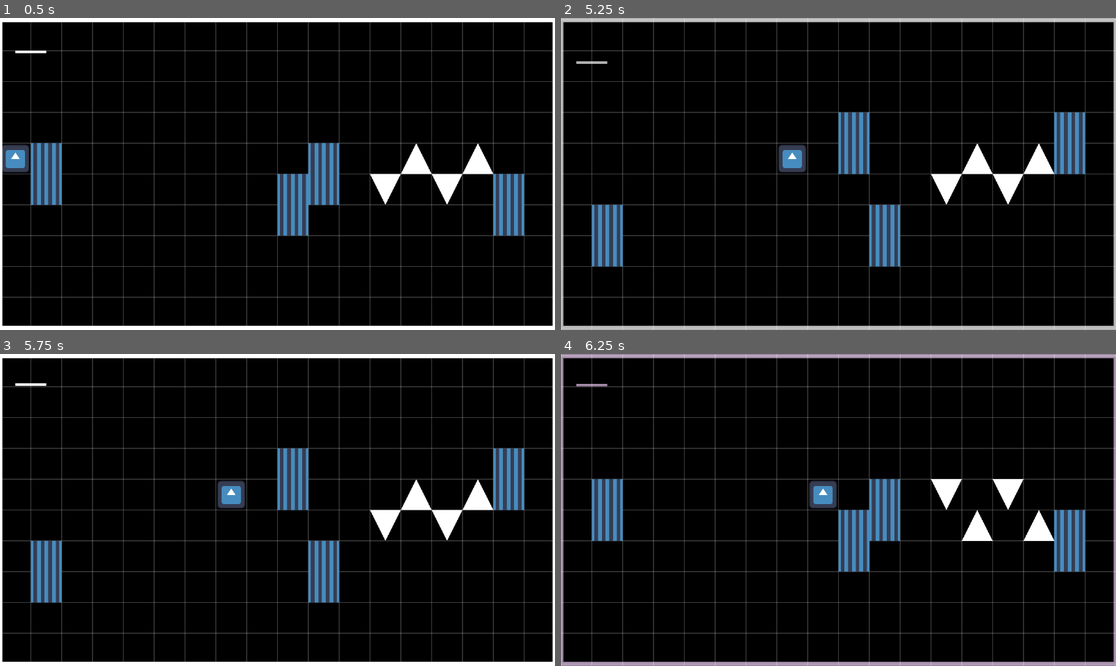
Above: before the commit, frames 1-4 (two rows, left to right).
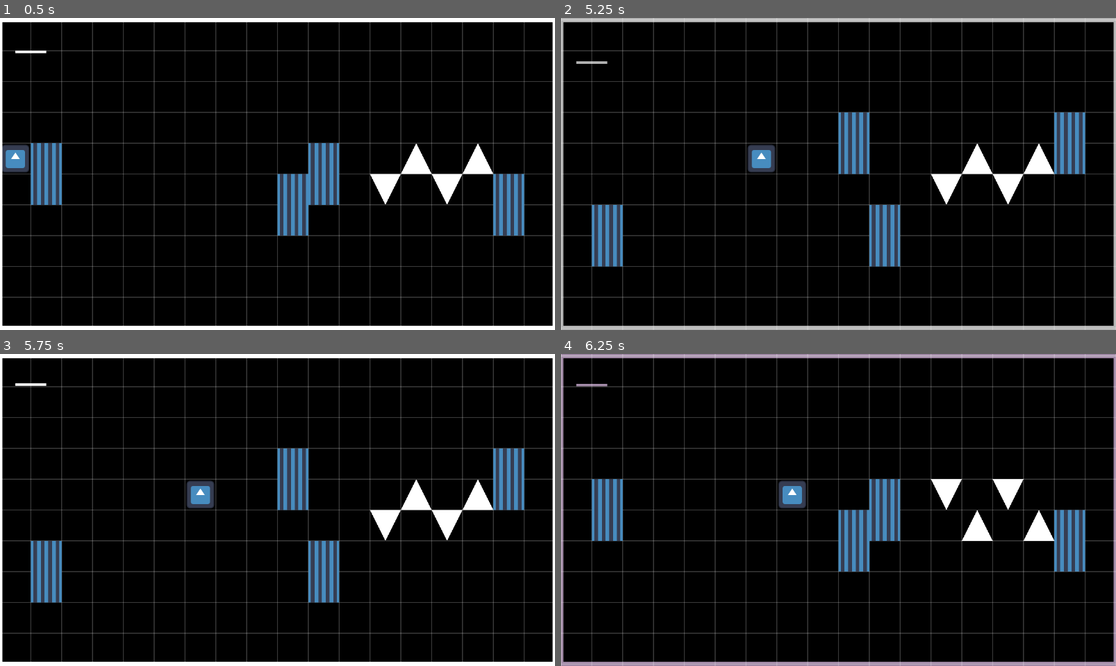
Above: after the commit, the same moments.

Repository: pradoh97/square-jam
Game: Godot game, scene res://levels/test_level.tscn
Same seed, same stepped clock (60 frames per second), same inputs: the game is played once before the commit and once after it. The engine's default icon, where the game draws it, is replaced by a stand-in: a white triangle on a blue panel in a dark square.
Inputs:
- Up to frame 1 (0.5 s): no input
- Up to frame 2 (5.25 s): hold D (move) 0.53-1.28 s; tap D (move) at 1.35, 2.85, 4.35 s; hold D (move) 2.03-2.78 s; hold D (move) 3.53-4.28 s; tap Enter at 4.25 s; tap Space at 5 s; hold D (move) from 5.03 s (still down)
- Up to frame 3 (5.75 s): keep holding D (move)
- Up to frame 4 (6.25 s): tap Enter at 5.75 s; release D (move) at 5.78 s; tap D (move) at 5.85 s

Frame 1 is identical in both runs. In frame 2, 0.9% of the frame differs, in the area x 33-45%, y 40-50%; in frame 3, 0.9%; in frame 4, 0.9%.

Commit message:
Use physics movement

Diff:
--- a/player/player.gd
+++ b/player/player.gd
@@ -6,24 +6,30 @@
 var initial_pos: Vector2
 var movement_ongoing = false
 var movement_tween: Tween
+var distance_travelled: float = 0
+var movement_start_position: float = 0
+var is_moving: bool = false
 
 func _ready():
 	initial_pos = global_position
 
-func _input(event):
-	if event.is_action_pressed("move") and use_tween:
-		if movement_tween and movement_tween.is_running():
-			movement_tween.pause()
-			movement_tween.custom_step(1.1)
-		movement_tween = create_tween()
-		movement_tween.set_ease(Tween.EASE_OUT)
-		movement_tween.set_trans(Tween.TRANS_QUINT)
-		movement_tween.tween_property(self, "global_position:x", global_position.x + movement_step, 0.5)
-		movement_tween.play()
-	if event.is_action_pressed("move") and not use_tween:
-		global_position.x += movement_step
+func _physics_process(delta):
+	if Input.is_action_just_pressed("move") and not is_moving:
+		is_moving = true
+		movement_start_position = global_position.x
+		velocity.x = movement_step * delta * 1000
+	move_and_slide()
+	distance_travelled = global_position.x - movement_start_position
+	if (is_zero_approx(movement_step - distance_travelled) or distance_travelled > movement_step) and is_moving:
+		velocity.x = 0
+		global_position.x = movement_start_position + movement_step
+		is_moving = false
 
 func respawn():
+	is_moving = false
+	distance_travelled = 0
+	movement_start_position = 0
+	velocity.x = 0
 	var particles = $CPUParticles2D.duplicate()
 	get_parent().add_child(particles)
 	particles.global_position = $CPUParticles2D.global_position
